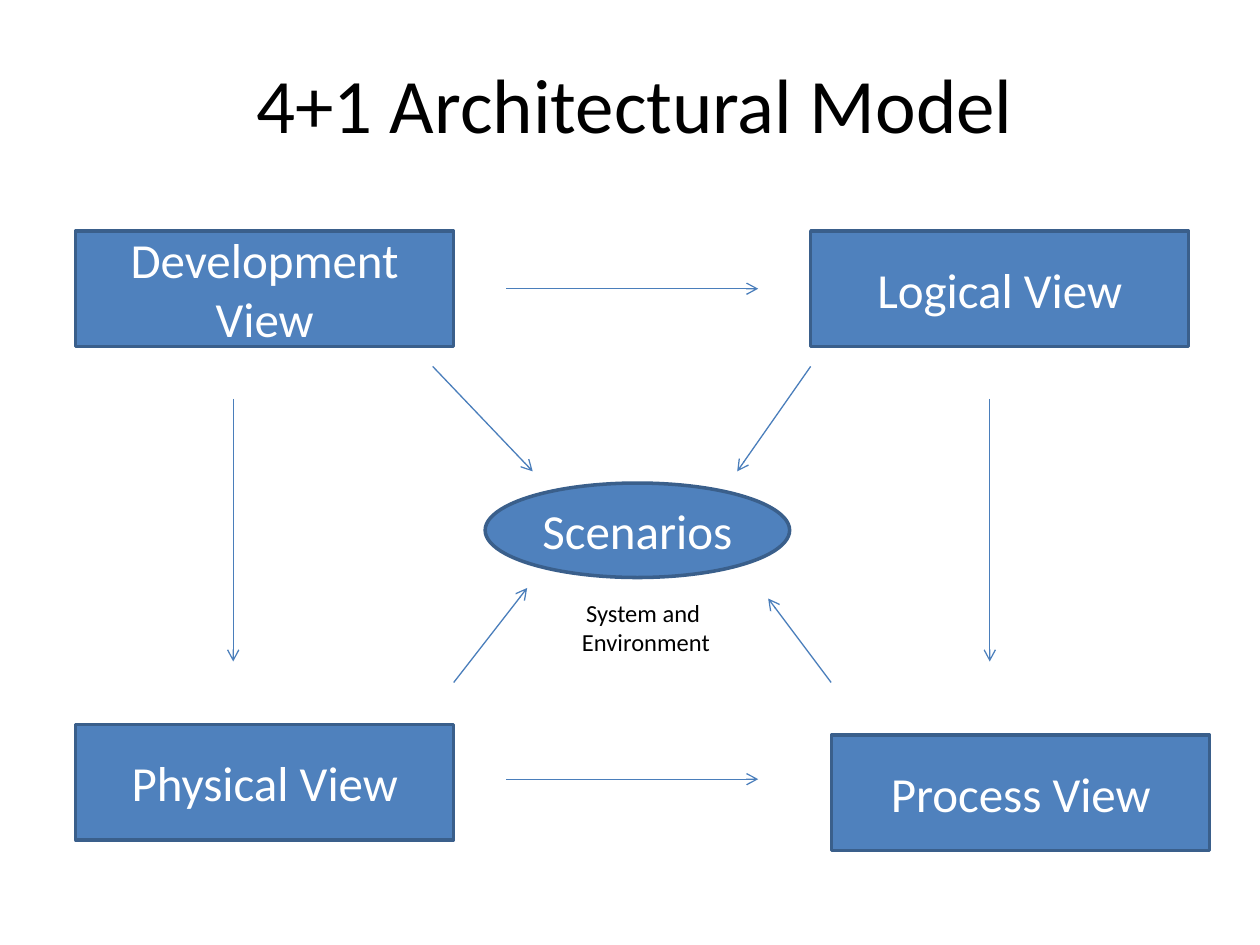
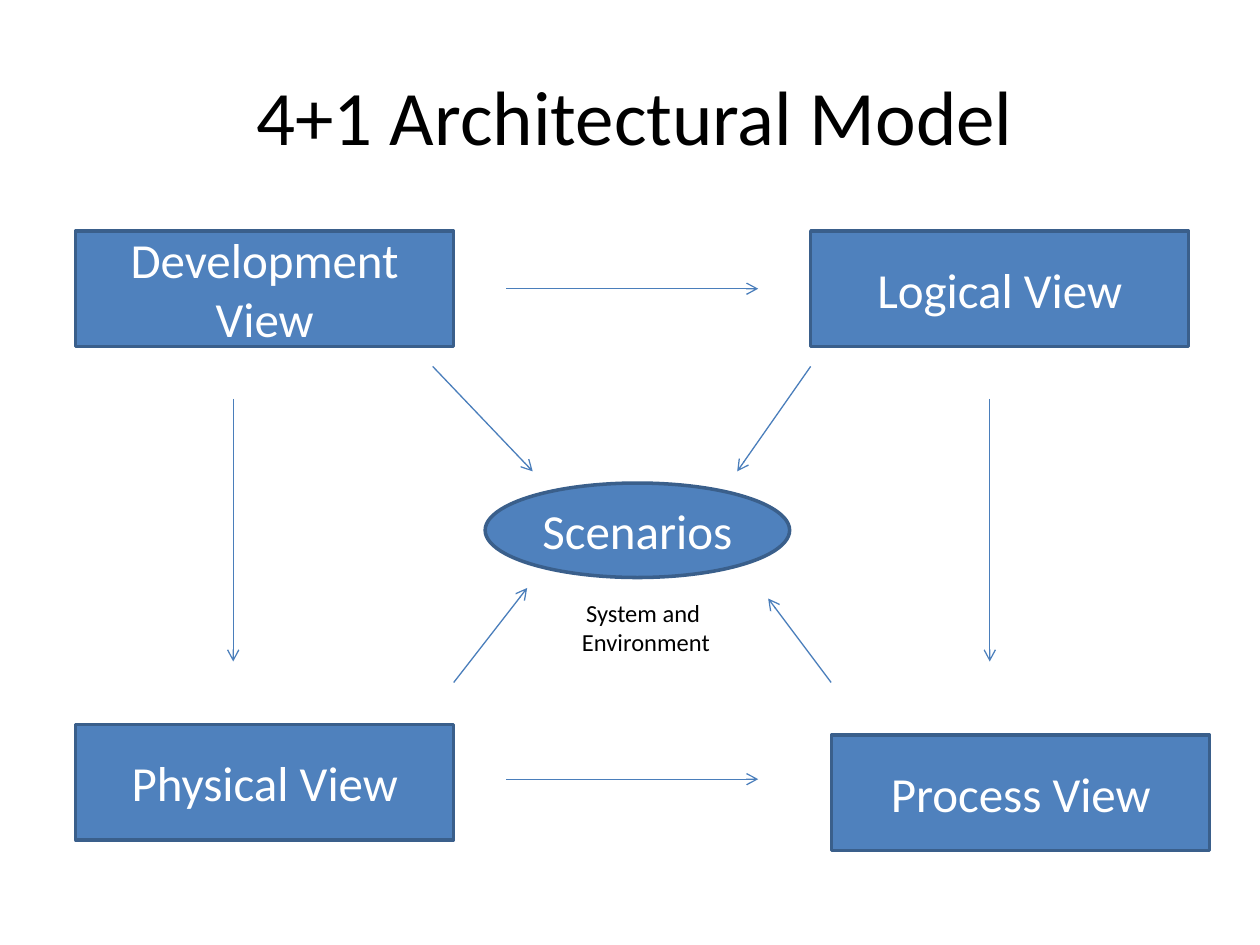
Before and after one commit to pankajprateek/easyCloud, a slide deck: slide 6 of Midterm Presentation/presentation_cs455.pptx. Drawn at 1260x945 pixels with LibreOffice and Linux fonts; fonts in the diff are those of the drawing. Boxes give left, top, right and bottom in pixels: in the first picture for what was removed or moved away, otherwise in the second. Text is boxed around its words. In the diff, an @@ line names an element or a change of style, - is before the commit and + after.

```diff
--- a/Midterm Presentation/presentation_cs455.pptx
+++ b/Midterm Presentation/presentation_cs455.pptx
@@ text "4+1 Architectural Model": place and size @@
-text "4+1 Architectural Model" at (256, 79, 1013, 134)
+text "4+1 Architectural Model" at (256, 91, 1013, 146)
```
Also in this commit, not shown: 4 other slides changed, 1 other file.
